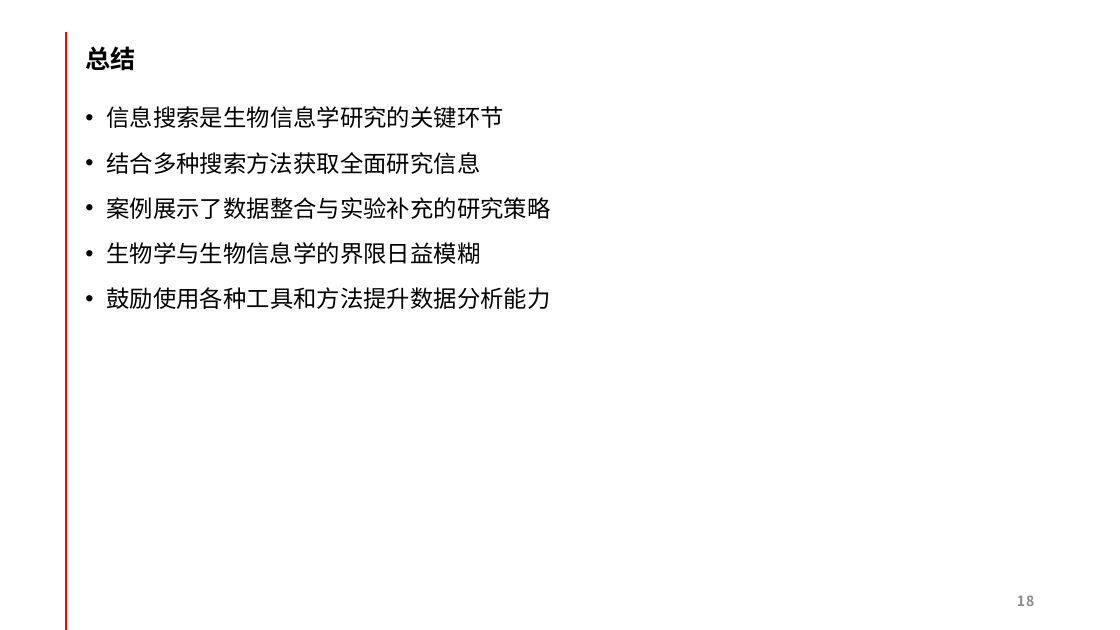
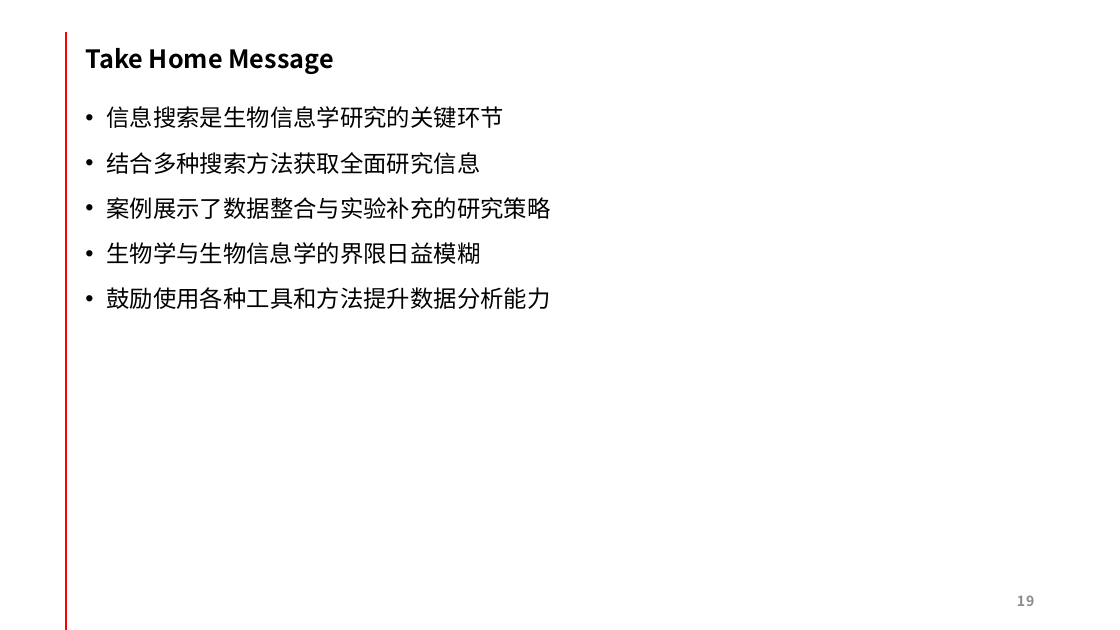
Before and after one commit to yanlinlin82/share, a slide deck: slide 19 of 颜林林-生物信息学中的信息搜索方法-20240909.pptx (slide 18 before the commit). Drawn at 1120x630 pixels with LibreOffice and Linux fonts; fonts in the diff are those of the drawing. Boxes give left, top, right and bottom in pixels: in the first picture for what was removed or moved away, otherwise in the second. Text is boxed around its words. In the diff, an @@ line names an element or a change of style, - is before the commit and + after.

```diff
--- a/颜林林-生物信息学中的信息搜索方法-20240909.pptx
+++ b/颜林林-生物信息学中的信息搜索方法-20240909.pptx
@@ title at [85, 48, 333, 74]: text changed @@
-总结
+Take Home Message
```
Also in this commit, not shown: 7 other slides changed, 1 slide added.
